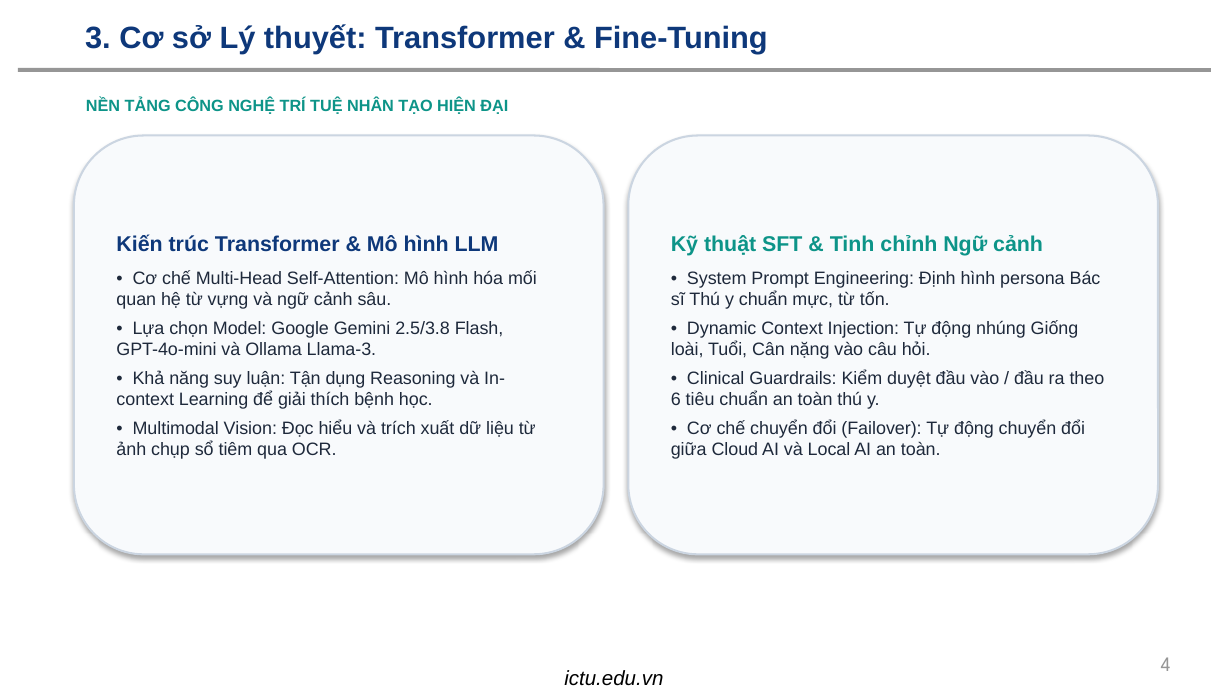
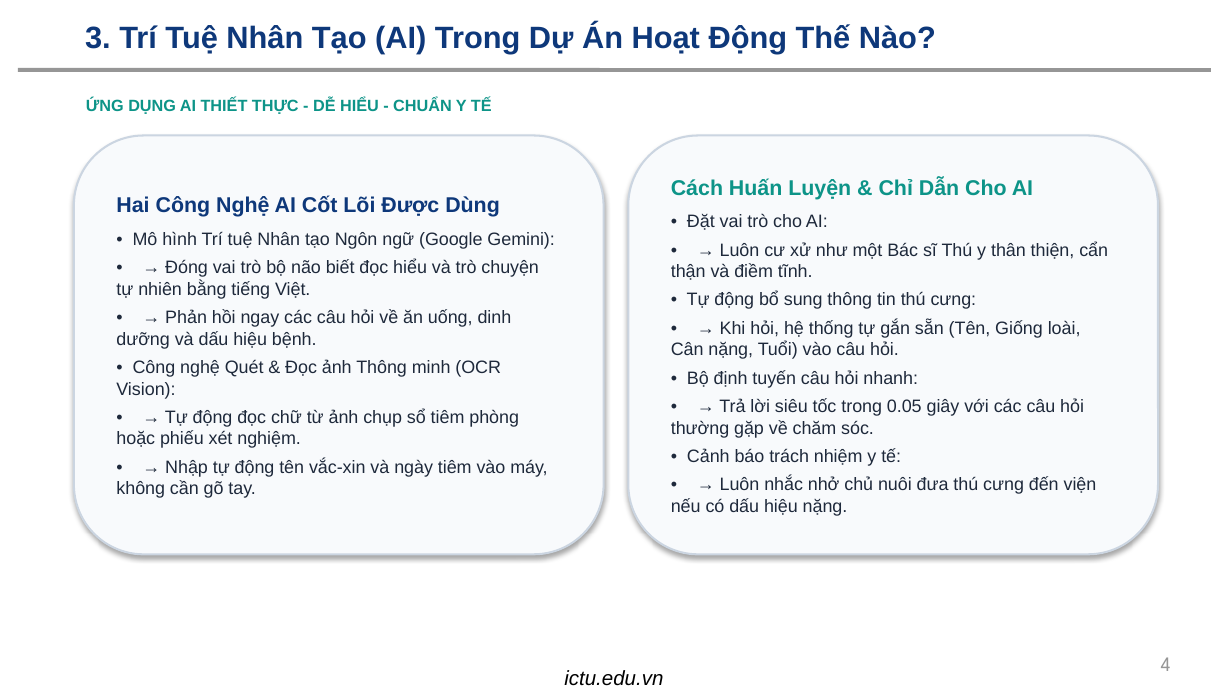
Before and after one commit to dtc245200209-lang/HE-THONG-QUAN-LY-THU-CUNG-VA-LICH-CHAM-SOC-CO-TICH-HOP-AI, a slide deck: slide 4 of BAO_CAO_THUYET_TRINH_PETCARE_AI.pptx. Drawn at 1232x693 pixels with LibreOffice and Linux fonts; fonts in the diff are those of the drawing; background and template pictures are left out. Boxes give left, top, right and bottom in pixels: in the first picture for what was removed or moved away, otherwise in the second. Text is boxed around its words. In the diff, an @@ line names an element or a change of style, - is before the commit and + after.

```diff
--- a/BAO_CAO_THUYET_TRINH_PETCARE_AI.pptx
+++ b/BAO_CAO_THUYET_TRINH_PETCARE_AI.pptx
@@ title at bbox=[85, 23, 936, 53]: text changed @@
-3. Cơ sở Lý thuyết: Transformer & Fine-Tuning
+3. Trí Tuệ Nhân Tạo (AI) Trong Dự Án Hoạt Động Thế Nào?
@@ text at bbox=[86, 97, 492, 114]: text changed @@
-NỀN TẢNG CÔNG NGHỆ TRÍ TUỆ NHÂN TẠO HIỆN ĐẠI
+ỨNG DỤNG AI THIẾT THỰC - DỄ HIỂU - CHUẨN Y TẾ
@@ text in rounded rectangle at bbox=[671, 178, 1108, 516]: text changed @@
-Kỹ thuật SFT & Tinh chỉnh Ngữ cảnh
-• System Prompt Engineering: Định hình persona Bác sĩ Thú y chuẩn mực, từ tốn.
-• Dynamic Context Injection: Tự động nhúng Giống loài, Tuổi, Cân nặng vào câu hỏi.
-• Clinical Guardrails: Kiểm duyệt đầu vào / đầu ra theo 6 tiêu chuẩn an toàn thú y.
-• Cơ chế chuyển đổi (Failover): Tự động chuyển đổi giữa Cloud AI và Local AI an toàn.
+Cách Huấn Luyện & Chỉ Dẫn Cho AI
+• Đặt vai trò cho AI:
+• → Luôn cư xử như một Bác sĩ Thú y thân thiện, cẩn thận và điềm tĩnh.
+• Tự động bổ sung thông tin thú cưng:
+• → Khi hỏi, hệ thống tự gắn sẵn (Tên, Giống loài, Cân nặng, Tuổi) vào câu hỏi.
+• Bộ định tuyến câu hỏi nhanh:
+• → Trả lời siêu tốc trong 0.05 giây với các câu hỏi thường gặp về chăm sóc.
+• Cảnh báo trách nhiệm y tế:
+• → Luôn nhắc nhở chủ nuôi đưa thú cưng đến viện nếu có dấu hiệu nặng.
@@ text in rounded rectangle at bbox=[116, 195, 554, 498]: text changed @@
-Kiến trúc Transformer & Mô hình LLM
-• Cơ chế Multi-Head Self-Attention: Mô hình hóa mối quan hệ từ vựng và ngữ cảnh sâu.
-• Lựa chọn Model: Google Gemini 2.5/3.8 Flash, GPT-4o-mini và Ollama Llama-3.
-• Khả năng suy luận: Tận dụng Reasoning và In-context Learning để giải thích bệnh học.
-• Multimodal Vision: Đọc hiểu và trích xuất dữ liệu từ ảnh chụp sổ tiêm qua OCR.
+Hai Công Nghệ AI Cốt Lõi Được Dùng
+• Mô hình Trí tuệ Nhân tạo Ngôn ngữ (Google Gemini):
+• → Đóng vai trò bộ não biết đọc hiểu và trò chuyện tự nhiên bằng tiếng Việt.
+• → Phản hồi ngay các câu hỏi về ăn uống, dinh dưỡng và dấu hiệu bệnh.
+• Công nghệ Quét & Đọc ảnh Thông minh (OCR Vision):
+• → Tự động đọc chữ từ ảnh chụp sổ tiêm phòng hoặc phiếu xét nghiệm.
+• → Nhập tự động tên vắc-xin và ngày tiêm vào máy, không cần gõ tay.
```
Also in this commit, not shown: 13 other slides changed, 2 other files.
